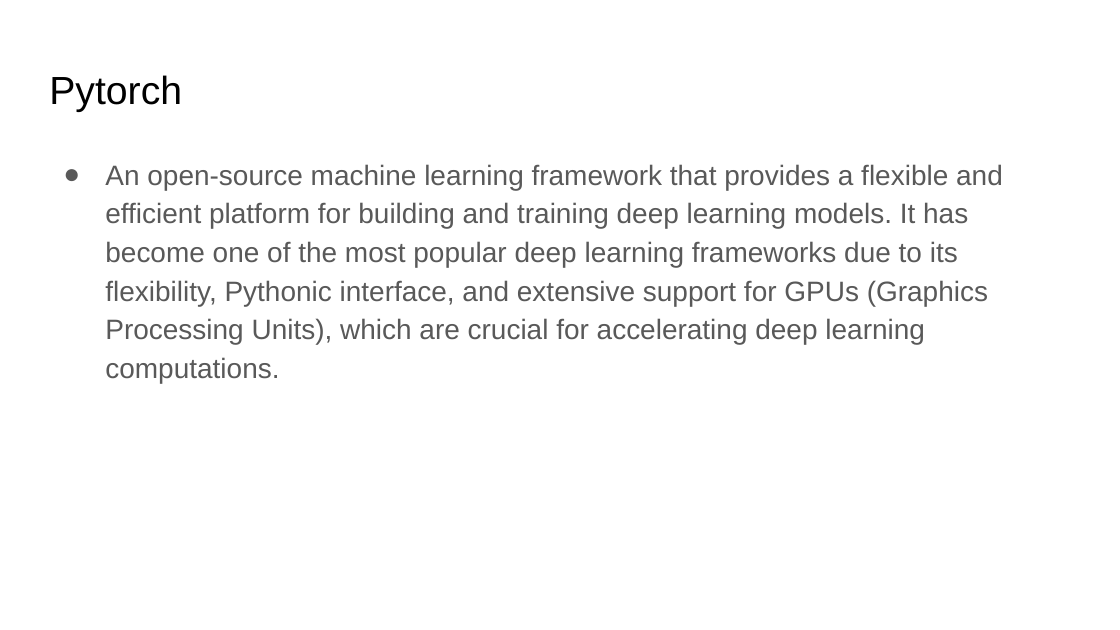
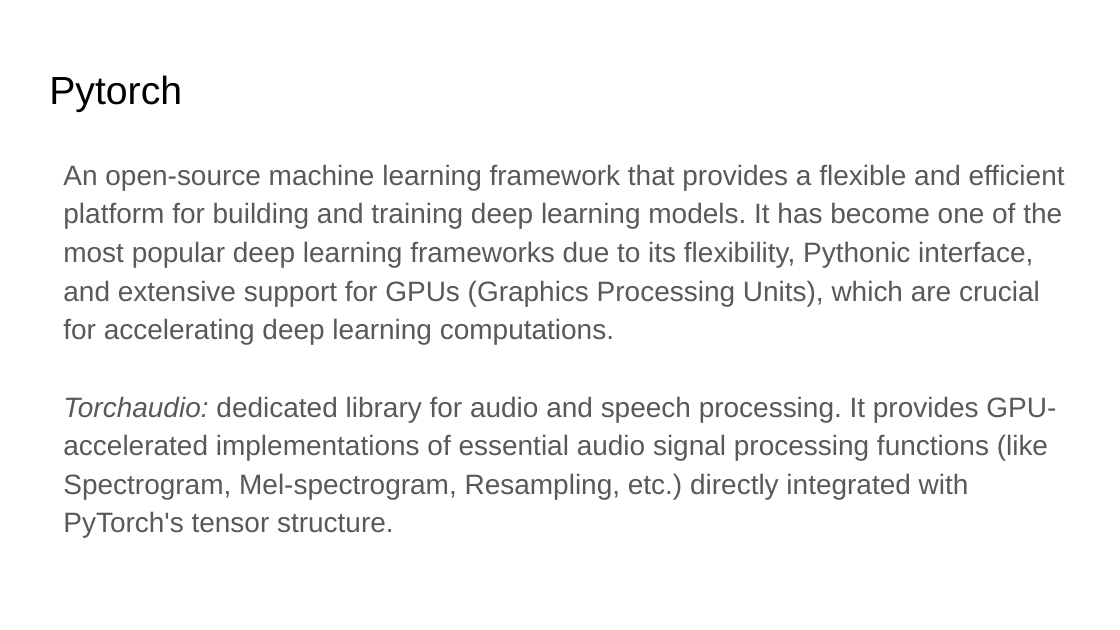
Before and after one commit to xserra/audio-coding-materials, a slide deck: slide 24 of lectures/6. Neural audio compression.pptx (slide 21 before the commit). Drawn at 1120x630 pixels with LibreOffice and Linux fonts; fonts in the diff are those of the drawing. Boxes give left, top, right and bottom in pixels: in the first picture for what was removed or moved away, otherwise in the second. Text is boxed around its words. In the diff, an @@ line names an element or a change of style, - is before the commit and + after.

```diff
--- a/lectures/6. Neural audio compression.pptx
+++ b/lectures/6. Neural audio compression.pptx
@@ text at (63, 164, 1065, 345): bullet ● to none @@
@@ text at (63, 396, 1056, 538): paragraph added @@
+Torchaudio: dedicated library for audio and speech processing. It provides GPU-accelerated implementations of essential audio signal processing functions (like Spectrogram, Mel-spectrogram, Resampling, etc.) directly integrated with PyTorch's tensor structure.
```
Also in this commit, not shown: 3 other slides changed, 3 slides added.
